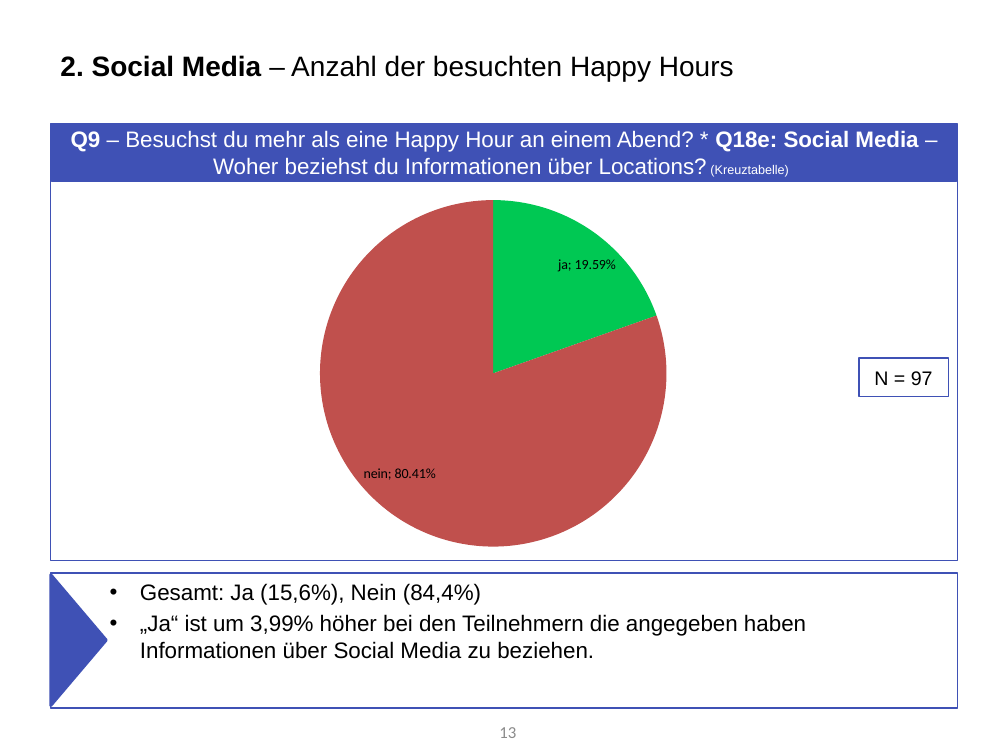
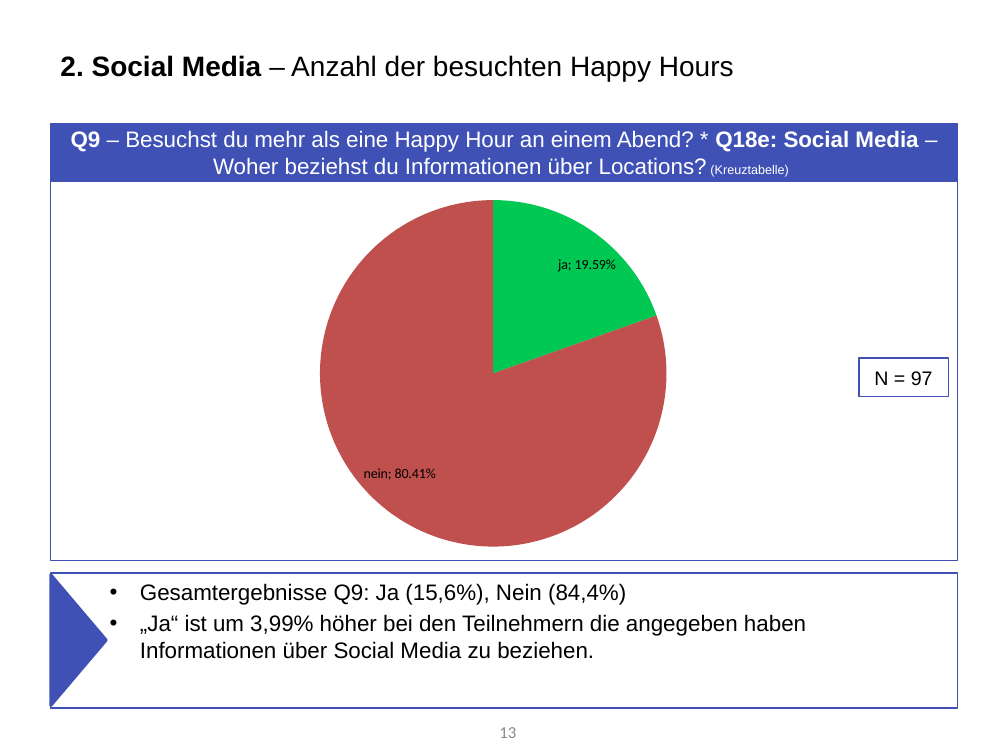
Before and after one commit to Roba1993/Happy-Hour, a slide deck: slide 13 of documents/marketing/Marketing Analyse von Umfrage 1 Fokus Social Media (5.7).pptx. Drawn at 1008x756 pixels with LibreOffice and Linux fonts; fonts in the diff are those of the drawing. Boxes give left, top, right and bottom in pixels: in the first picture for what was removed or moved away, otherwise in the second. Text is boxed around its words. In the diff, an @@ line names an element or a change of style, - is before the commit and + after.

Commit message:
Social Media Analyse Umfrage I

```diff
--- a/documents/marketing/Marketing Analyse von Umfrage 1 Fokus Social Media (5.7).pptx
+++ b/documents/marketing/Marketing Analyse von Umfrage 1 Fokus Social Media (5.7).pptx
@@ text at (140, 583, 626, 605): text changed @@
-• Gesamt: Ja (15,6%), Nein (84,4%)
+• Gesamtergebnisse Q9: Ja (15,6%), Nein (84,4%)
```
Also in this commit, not shown: 7 other slides changed, 1 slide removed.
